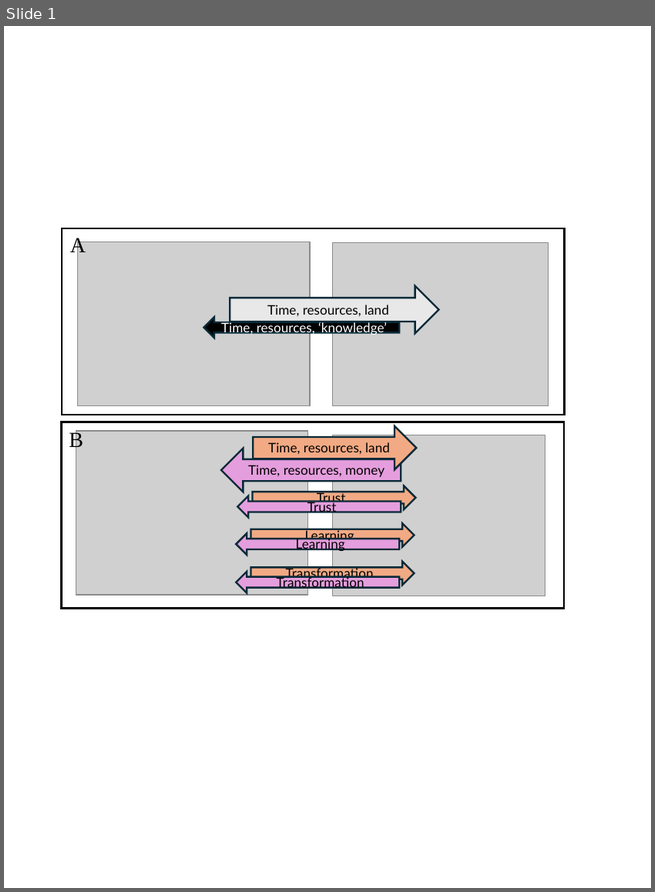
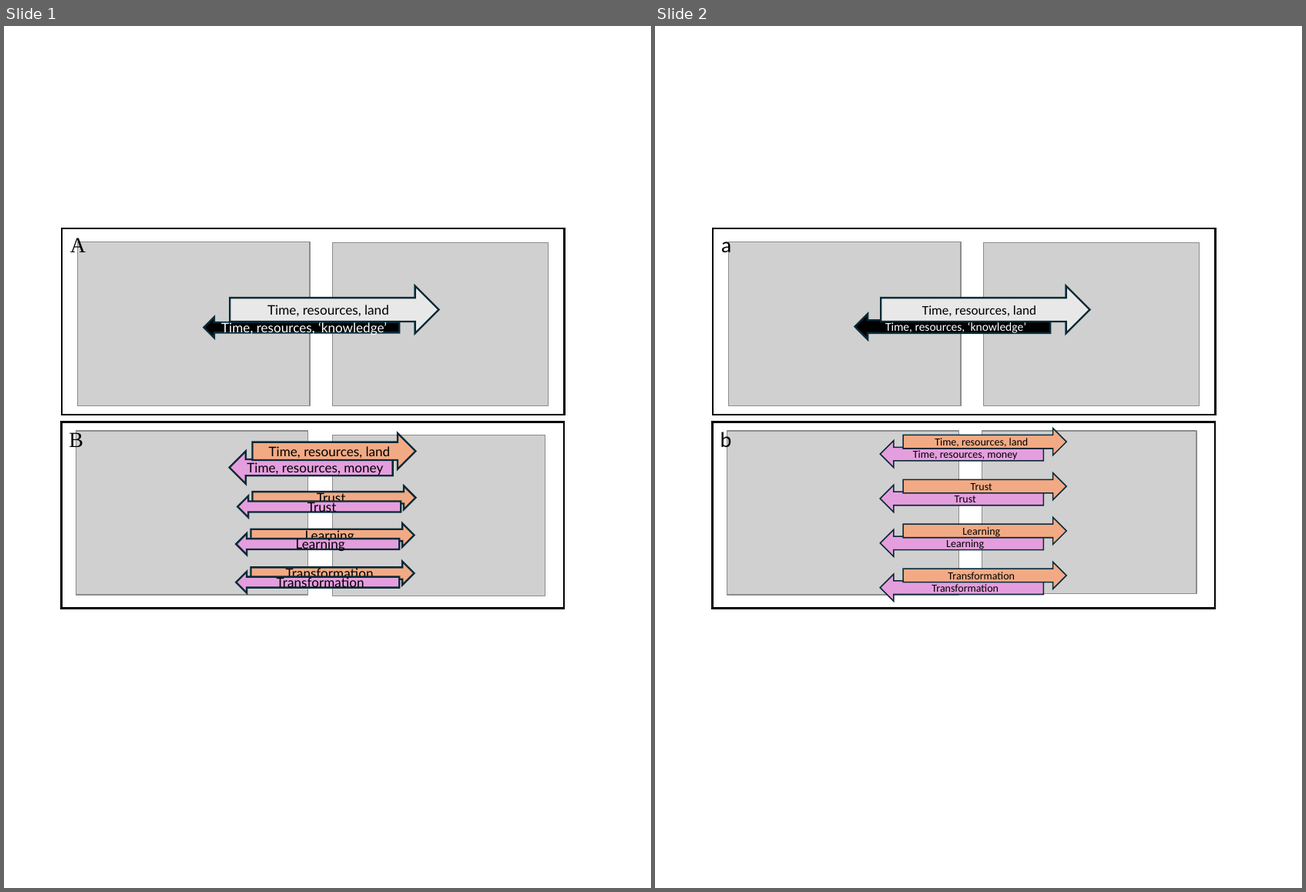
Before and after one commit to vanichols/ghproj_datafemism, a slide deck: farmer-exchange-fig.pptx. Shown side by side, each under a label of ours: slide 1 before the commit, slides 1 and 2 after it. The pictures are 655x892 and 1306x892 pixels, drawn with LibreOffice and Linux fonts; fonts in the diff are those of the drawing; grey boxes stand for pictures. Boxes give left, top, right and bottom in pixels: in the first picture for what was removed or moved away, otherwise in the second. Text is boxed around its words. In the diff, an @@ line names an element or a change of style, - is before the commit and + after.

```diff
--- a/farmer-exchange-fig.pptx
+++ b/farmer-exchange-fig.pptx
@@ slide 2 added at bbox=[655, 26, 1302, 888], background #FFFFFF @@
@@ group added at bbox=[712, 229, 1216, 608]: 5 left arrows, 5 right arrows, 4 pictures, 2 rectangles, 2 texts @@
+Time, resources, ‘knowledge’
+Time, resources, land
+Time, resources, money
+Time, resources, land
+a
+b
+Trust
+Trust
+Learning
+Learning
+Transformation
+Transformation
@@ slide 1 changed as well @@
@@ right arrow "Time, resources, land": place and size @@
-right arrow "Time, resources, land" at bbox=[253, 426, 416, 470]
+right arrow "Time, resources, land" at bbox=[253, 433, 415, 470]
@@ left arrow "Time, resources, money": place and size @@
-left arrow "Time, resources, money" at bbox=[221, 449, 401, 493]
+left arrow "Time, resources, money" at bbox=[229, 451, 392, 484]
```
Also in this commit, not shown: 1 other slide added, 18 other files.
